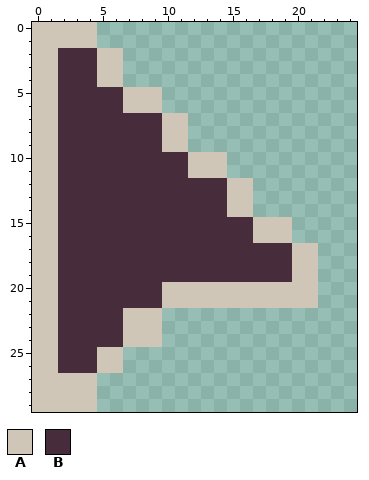
Pixel-art sprite, stored at docs/cursor.png. This is how it looked before the edit.
The file is 25x30 pixels.
Palette (. is transparent): A #cfc6b8  B #472d3c
Pixels before, first column x 0:
 0 AAAAA.................
 1 AAAAA.................
 2 AABBBAA...............
 3 AABBBAA...............
 4 AABBBAA...............
 5 AABBBBBAAA............
 6 AABBBBBAAA............
 7 AABBBBBBBBAA..........
 8 AABBBBBBBBAA..........
 9 AABBBBBBBBAA..........
10 AABBBBBBBBBBAAA.......
11 AABBBBBBBBBBAAA.......
12 AABBBBBBBBBBBBBAA.....
13 AABBBBBBBBBBBBBAA.....
14 AABBBBBBBBBBBBBAA.....
15 AABBBBBBBBBBBBBBBAAA..
16 AABBBBBBBBBBBBBBBAAA..
17 AABBBBBBBBBBBBBBBBBBAA
18 AABBBBBBBBBBBBBBBBBBAA
19 AABBBBBBBBBBBBBBBBBBAA
20 AABBBBBBBBAAAAAAAAAAAA
21 AABBBBBBBBAAAAAAAAAAAA
22 AABBBBBAAA............
23 AABBBBBAAA............
24 AABBBBBAAA............
25 AABBBAA...............
26 AABBBAA...............
27 AAAAA.................
28 AAAAA.................
29 AAAAA.................
Once edited:
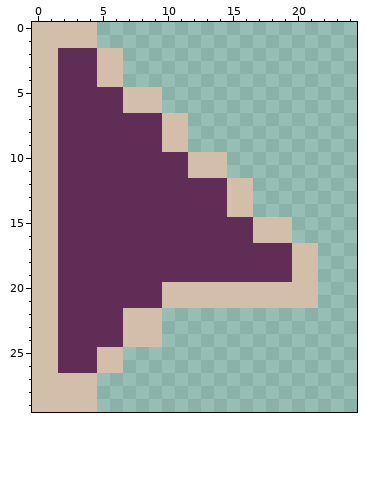
Diff:
colour A: #cfc6b8 -> #d3bfa9
colour B: #472d3c -> #5f2d56
Changed places in both pictures, as pixel boxes (x1, y1, x2, y2):
changed: (32, 22, 318, 412)
